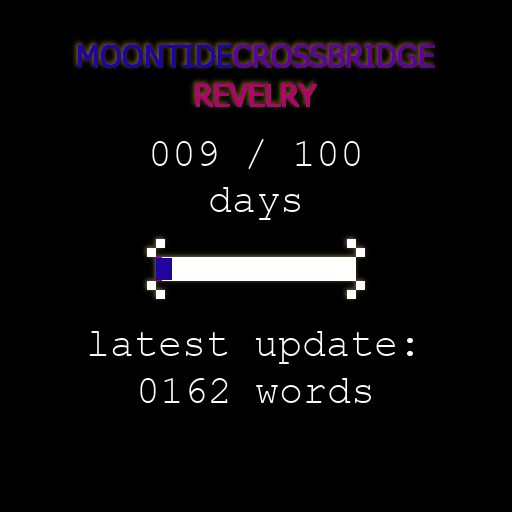
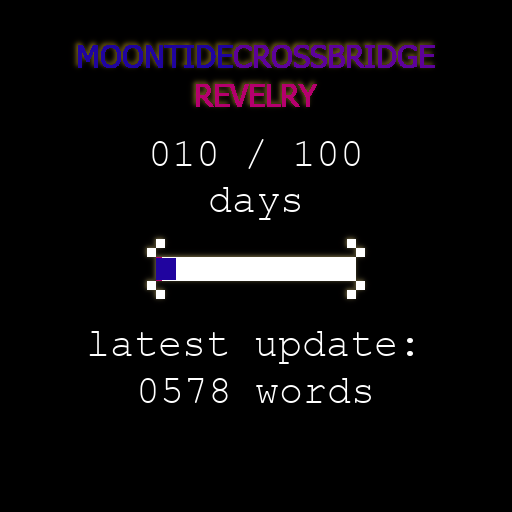
Layered file, before and after one edit (512x512). Changes by layer:
painted on "progress bar" over bbox(172, 258, 176, 280)
painted on "XXX / 100" over bbox(176, 141, 217, 166)
painted on "0000" over bbox(163, 378, 228, 403)
